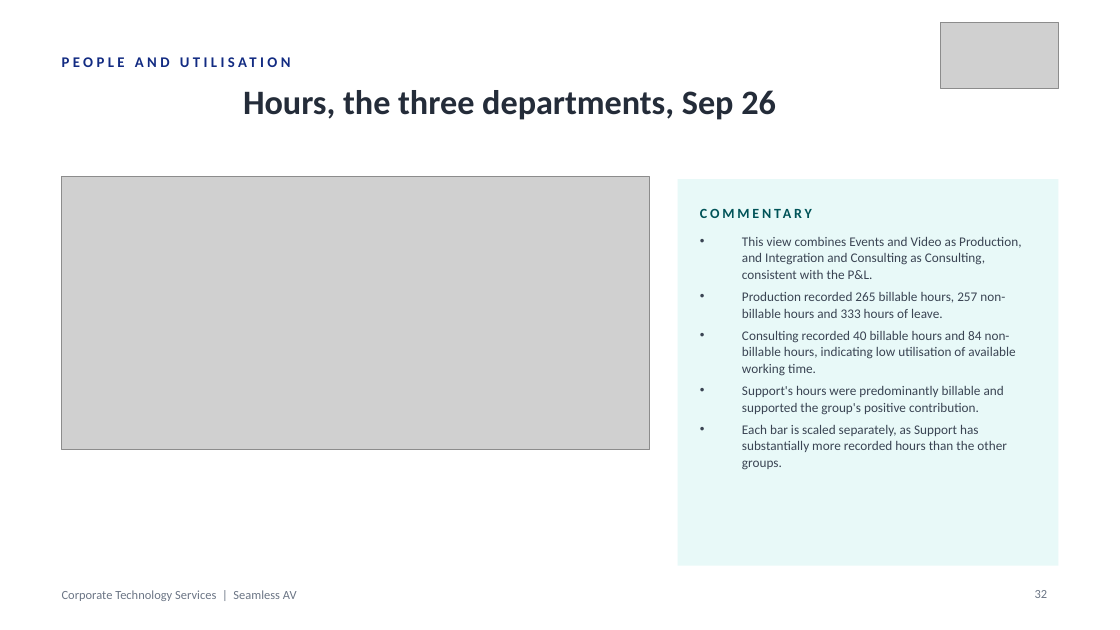
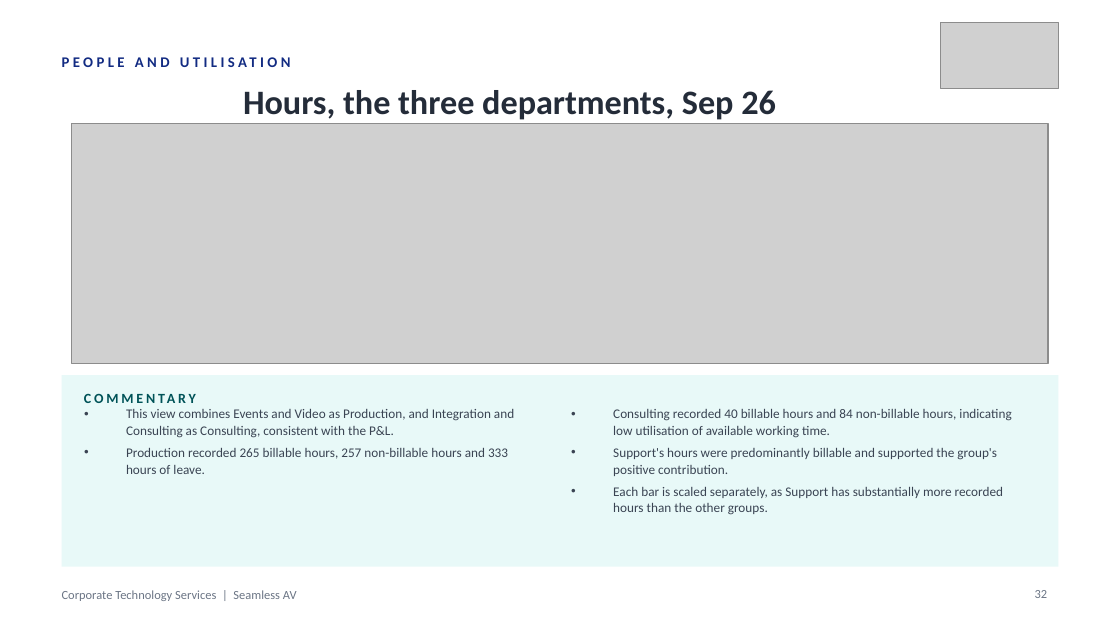
Before and after one commit to WesleyNelson-O33/Claude, a slide deck: slide 32 of deck/CTS Monthly Business Review - 30092026.pptx. Drawn at 1120x630 pixels with LibreOffice and Linux fonts; fonts in the diff are those of the drawing; grey boxes stand for pictures. Boxes give left, top, right and bottom in pixels: in the first picture for what was removed or moved away, otherwise in the second. Text is boxed around its words. In the diff, an @@ line names an element or a change of style, - is before the commit and + after.

```diff
--- a/deck/CTS Monthly Business Review - 30092026.pptx
+++ b/deck/CTS Monthly Business Review - 30092026.pptx
@@ picture added at [72, 123, 1048, 364] @@
@@ picture removed at [62, 177, 650, 450] @@
@@ text at [742, 237, 1021, 318]: paragraphs removed @@
-• This view combines Events and Video as Production, and Integration and Consulting as Consulting, consistent with the P&L.
-• Production recorded 265 billable hours, 257 non-billable hours and 333 hours of leave.
@@ rectangle: place and size @@
-rectangle at [678, 179, 1058, 566]
+rectangle at [62, 375, 1058, 567]
@@ text "COMMENTARY": place and size @@
-text "COMMENTARY" at [700, 199, 1036, 227]
+text "COMMENTARY" at [84, 384, 420, 412]
@@ text added at [126, 409, 514, 474], 8.5 pt, text #3A4453 @@
+• This view combines Events and Video as Production, and Integration and Consulting as Consulting, consistent with the P&L.
+• Production recorded 265 billable hours, 257 non-billable hours and 333 hours of leave.
@@ text "Consulting recorded 40 billable hours ...": place and size @@
-text "Consulting recorded 40 billable hours ..." at [742, 237, 1021, 470]
+text "Consulting recorded 40 billable hours ..." at [613, 409, 1011, 515]
```
Also in this commit, not shown: 8 other slides changed, 27 other files.
